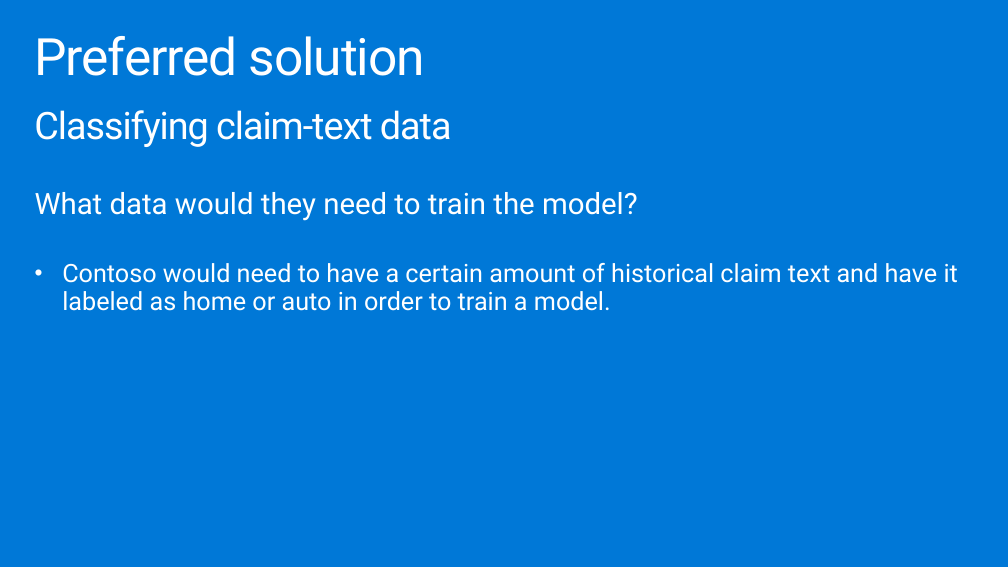
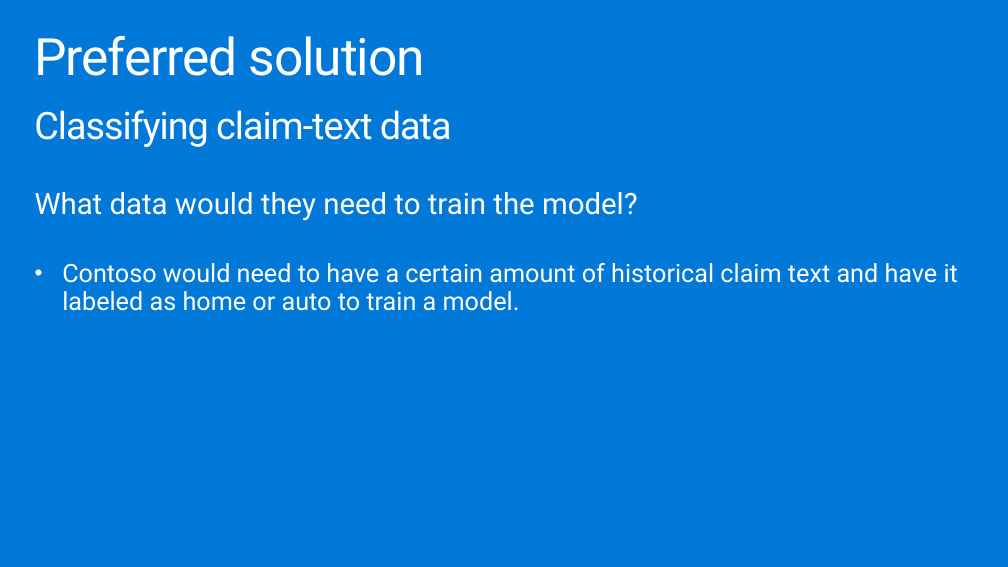
Before and after one commit to microsoft/MCW-Analyzing-text-with-Azure-Machine-Learning-and-Cognitive-Services, a slide deck: slide 16 of Whiteboard design session/WDS trainer presentation - Cognitive Services and deep learning.pptx. Drawn at 1008x567 pixels with LibreOffice and Linux fonts; fonts in the diff are those of the drawing. Boxes give left, top, right and bottom in pixels: in the first picture for what was removed or moved away, otherwise in the second. Text is boxed around its words. In the diff, an @@ line names an element or a change of style, - is before the commit and + after.

```diff
--- a/Whiteboard design session/WDS trainer presentation - Cognitive Services and deep learning.pptx
+++ b/Whiteboard design session/WDS trainer presentation - Cognitive Services and deep learning.pptx
@@ text at (x1=62, y1=263, x2=958, y2=311): text changed @@
-• Contoso would need to have a certain amount of historical claim text and have it labeled as home or auto in order to train a model.
+• Contoso would need to have a certain amount of historical claim text and have it labeled as home or auto to train a model.
```
Also in this commit, not shown: 14 other slides changed, 2 other files.
